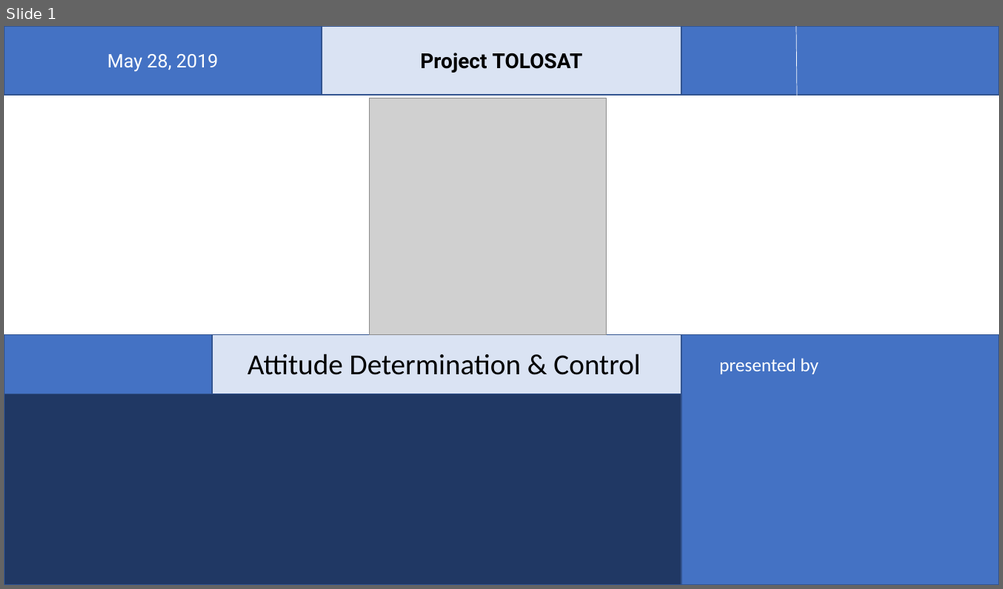
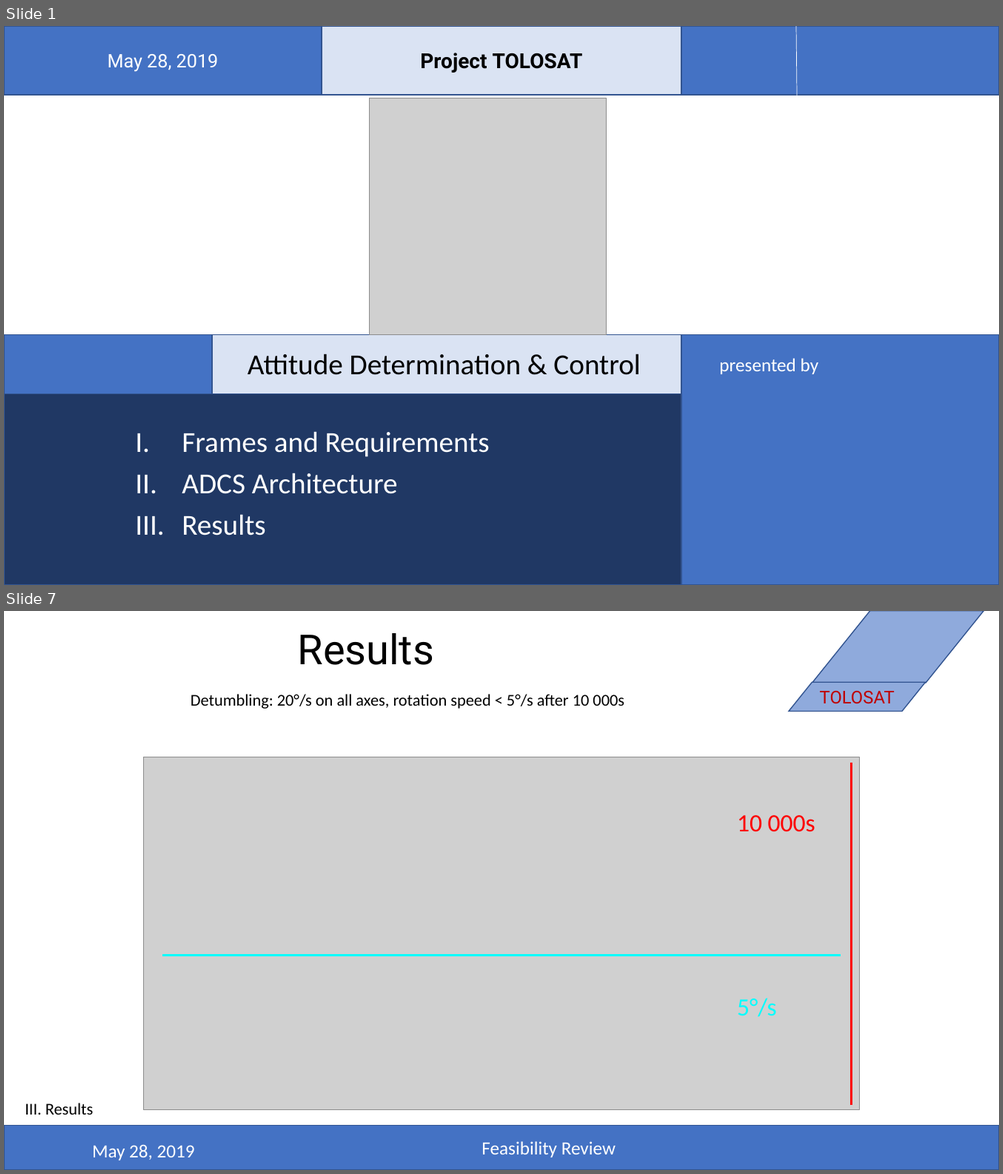
Before and after one commit to belmant/tolosat_systems_engineering, a slide deck: Files/ADCS.pptx. Shown one above the other, each under a label of ours: slide 1 before the commit, slides 1 and 7 after it; the slides between them are not shown. The pictures are 1003x589 and 1003x1174 pixels, drawn with LibreOffice and Linux fonts; fonts in the diff are those of the drawing; grey boxes stand for pictures; background and template pictures are left out. Boxes give left, top, right and bottom in pixels: in the first picture for what was removed or moved away, otherwise in the second. Text is boxed around its words. In the diff, an @@ line names an element or a change of style, - is before the commit and + after.

Commit message:
Final presentationÂ for ADCS?

```diff
--- a/Files/ADCS.pptx
+++ b/Files/ADCS.pptx
@@ slide 7 added at (x1=4, y1=611, x2=999, y2=1170), background #FFFFFF @@
@@ parallelogram added at (x1=812, y1=611, x2=984, y2=683), fill #8FAADC, outline #325491 1 pt @@
@@ title added at (x1=298, y1=633, x2=435, y2=665), 40 pt, text #000000 @@
+Results
@@ text added at (x1=190, y1=694, x2=624, y2=709), 16 pt, text #000000 @@
+Detumbling: 20°/s on all axes, rotation speed < 5°/s after 10 000s
@@ parallelogram added at (x1=789, y1=683, x2=925, y2=712), fill #8FAADC, outline #325491 1 pt, 17 pt, text #C00000 @@
+TOLOSAT
@@ picture added at (x1=144, y1=758, x2=859, y2=1111) @@
@@ line added from (851, 1105) to (851, 763), #FF0000 2.25 pt @@
@@ text added at (x1=737, y1=815, x2=815, y2=832), 24 pt, text #FF0000 @@
+10 000s
@@ line added from (163, 956) to (840, 956), #00FFFF 1.5 pt @@
@@ text added at (x1=737, y1=998, x2=777, y2=1017), 24 pt, text #00FFFF @@
+5°/s
@@ text added at (x1=25, y1=1103, x2=94, y2=1115), 16 pt, text #000000 @@
+III. Results
@@ rectangle added at (x1=4, y1=1126, x2=999, y2=1170), fill #4472C4, outline #325491 1 pt @@
@@ text added at (x1=481, y1=1142, x2=615, y2=1158), 18 pt, text #FFFFFF @@
+Feasibility Review
@@ text added at (x1=92, y1=1145, x2=195, y2=1161), 18 pt, text #FFFFFF @@
+May 28, 2019
@@ slide 1 changed as well @@
@@ text added at (x1=182, y1=432, x2=489, y2=536), 28 pt, text #FFFFFF @@
+I. Frames and Requirements
+II. ADCS Architecture
+III. Results
```
Also in this commit, not shown: 10 other slides added.
